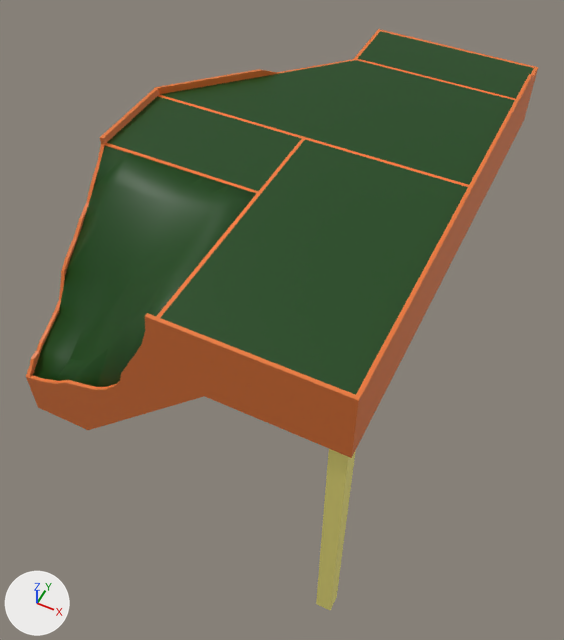
Two versions of the Blender file Terrain/LoopRight.blend, one commit apart.
Both versions are drawn from a 50 mm camera at (26.3, -151.0, 129.0) aimed at (-43.5, -11.5, -45.5). Every picture has the same lights, and +X, +Y and +Z are marked at lower left.

Before the edit, the objects in view are built like this:
```python
me_cube_007 = bpy.data.meshes.new('Cube.007')
me_cube_007.from_pydata(...)  # a box spanning x -46.0..-45.0, y -66.5..5.0, z -2.0..8.0
me_cube_007.materials.append(mat_sötét_fa)  # orange #e77936
me_cube_021 = bpy.data.meshes.new('Cube.021')
me_cube_021.from_pydata(...)  # a box spanning x -45.0..-0.5, y -66.5..5.0, z 6.0..8.0
me_cube_021.materials.append(mat_material_004)  # dark green #11460b
me_cube_022 = bpy.data.meshes.new('Cube.022')
me_cube_022.from_pydata(...)  # a box spanning x -90.5..-46.0, y -19.3..5.0, z 6.0..8.0
me_cube_022.materials.append(mat_material_004)  # dark green #11460b
ob_cube_007 = bpy.data.objects.new('Cube.007', me_cube_007)
ob_cube_007.location = (0.0, 0.0, 0.0)
ob_cube_018 = bpy.data.objects.new('Cube.018', me_cube_021)
ob_cube_018.location = (0.0, 0.0, 0.0)
ob_cube_019 = bpy.data.objects.new('Cube.019', me_cube_022)
ob_cube_019.location = (0.0, 0.0, 0.0)
# also in view: 'Cube.005' at (-45.5, 5.5, 3.0); 'Cube.020' at (-67.9, -42.9, -14.9); 'Cube.001' at (-70.0, 14.8, 0.0); 'Cube.009' at (-72.5, -67.0, -40.0); 'Láb 1' at (-2.7, -64.3, -44.0)
```
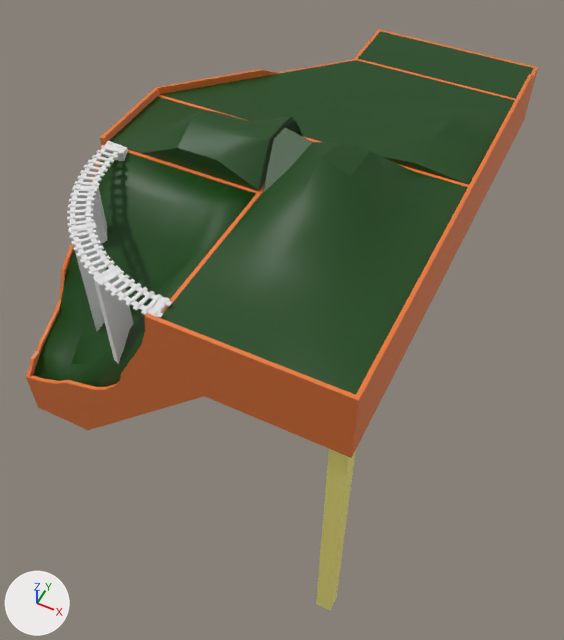
Where the newer file only moved an object's origin or applied its transform, the numbers keep the older frame.

Changed parts and their boxes [x1, y1, x2, y2] in the pictures (564 x 640 px):
'Cube.018', reshaped (8% taller): before [161, 140, 468, 395]; after [161, 120, 468, 395]
'Cube.019', reshaped: before [107, 96, 302, 191]; after [109, 96, 294, 191]
'Talpfa', added: after [67, 141, 172, 318]
'Cube.024', added: after [94, 268, 133, 364]
'Cube.023', added: after [69, 222, 106, 331]
'Cube.022', added: after [72, 185, 107, 245]
'Cube.021', added: after [104, 143, 128, 161]
'Cube.025', added: after [149, 296, 170, 314]

The edits, one by one:
me_cube_021 is used by ob_cube_018; location (0.0, 0.0, 0.0).
me_cube_021 had 8 vertices, 6 faces and spanned x -45.0..-0.5, y -66.5..5.0, z 6.0..8.0.
me_cube_021 now has 55 vertices, 41 faces and spans x -45.0..-0.5, y -66.5..5.0, z 6.0..23.0.
Part 1, on me_cube_021:
1 vertex is removed from x -0.5, y -66.5, z 8.0.
5 faces are deleted.
1 vertex moves from x -0.5, y -66.5, z 6.0 to x -0.5, y -66.5, z 7.9.
40 vertices are added at x -45.0..-0.5, y -66.5..5.0, z 7.5..23.0.
8 new vertices lie (0.0, 11.9, 0.0) away from vertices in x -45.0..-0.5, y -66.5..-6.9, z 8.0..9.2.
40 new faces join them.
me_cube_022 is used by ob_cube_019; location (0.0, 0.0, 0.0).
me_cube_022 had 8 vertices, 6 faces and spanned x -90.5..-46.0, y -19.3..5.0, z 6.0..8.0.
me_cube_022 now has 29 vertices, 21 faces and spans x -90.5..-46.0, y -19.3..5.0, z 6.0..19.2.
Part 2, on me_cube_022:
1 vertex is removed from x -46.0, y -19.3, z 8.0.
5 faces are deleted.
1 vertex moves from x -46.0, y -19.3, z 6.0 to x -46.0, y -19.3, z 6.3.
17 vertices are added at x -90.5..-46.0, y -19.3..5.0, z 8.0..19.2.
5 new vertices lie (0.0, 6.1, 0.0) away from vertices in x -90.5..-46.0, y -13.2, z 8.0..19.2.
20 new faces join them.
Mesh me_cube_032 is new.
It is a box spanning x -1.0..1.0, y -1.0..1.0, z 0.55..1.0.
Mesh me_cube_031 is new.
It is a box spanning x -1.0..1.0, y -1.0..1.0, z -0.6..1.0.
Mesh me_cube_030 is new.
It is a box spanning x -1.0..1.0, y -1.0..1.0, z -0.75..1.0.
Mesh me_cube_029 is new.
It is a box spanning x -1.0..1.0, y -1.0..1.0, z 0.0..1.0.
Mesh me_cube_028 is new.
It is a box spanning x -1.0..1.0, y -1.0..1.0, z 0.6..1.0.
Mesh me_cube_024 is new.
It consists of a box spanning x -1.0..1.0, y -0.47..-0.07, z -0.13..0.27; a box spanning x -0.8..-0.4, y -0.17..0.43, z -0.13..0.07; a box spanning x 0.4..0.8, y -0.17..0.43, z -0.13..0.07.
Object 'Cube.025' (ob_cube_025) is new; it shows me_cube_032.
Its location is (-46.5, -63.4, -11.1).
Its rotation in degrees is (0, 0, 90).
Its scale is (3.0, 1.0, 20.0).
Object 'Cube.024' (ob_cube_024) is new; it shows me_cube_031.
Its location is (-61.5, -60.0, -11.1).
Its rotation in degrees is (0, 0, 67).
Its scale is (3.0, 1.0, 20.0).
Object 'Cube.023' (ob_cube_023) is new; it shows me_cube_030.
Its location is (-75.5, -50.0, -11.1).
Its rotation in degrees is (0, 0, 45).
Its scale is (3.0, 1.0, 20.0).
Object 'Cube.022' (ob_cube_022) is new; it shows me_cube_029.
Its location is (-83.5, -38.0, -11.1).
Its rotation in degrees is (0, 0, 23).
Its scale is (3.0, 1.0, 20.0).
Object 'Cube.021' (ob_cube_021) is new; it shows me_cube_028.
Its location is (-86.5, -21.0, -11.1).
Its scale is (3.0, 1.0, 20.0).
Object 'Talpfa' (ob_talpfa) is new; it shows me_cube_024.
Its location is (-46.8, -86.0, 13.0).
Its scale is (3.0, 2.22, 1.0).
It gains a ARRAY modifier named 'Array'.
Modifier setting: count = 33.
Modifier setting: relative_offset_displace = (0.0, 1.0, 0.0).
It gains a CURVE modifier named 'Curve'.
Modifier setting: object = ob_beziercircle.
Modifier setting: deform_axis = 'NEG_Y'.
